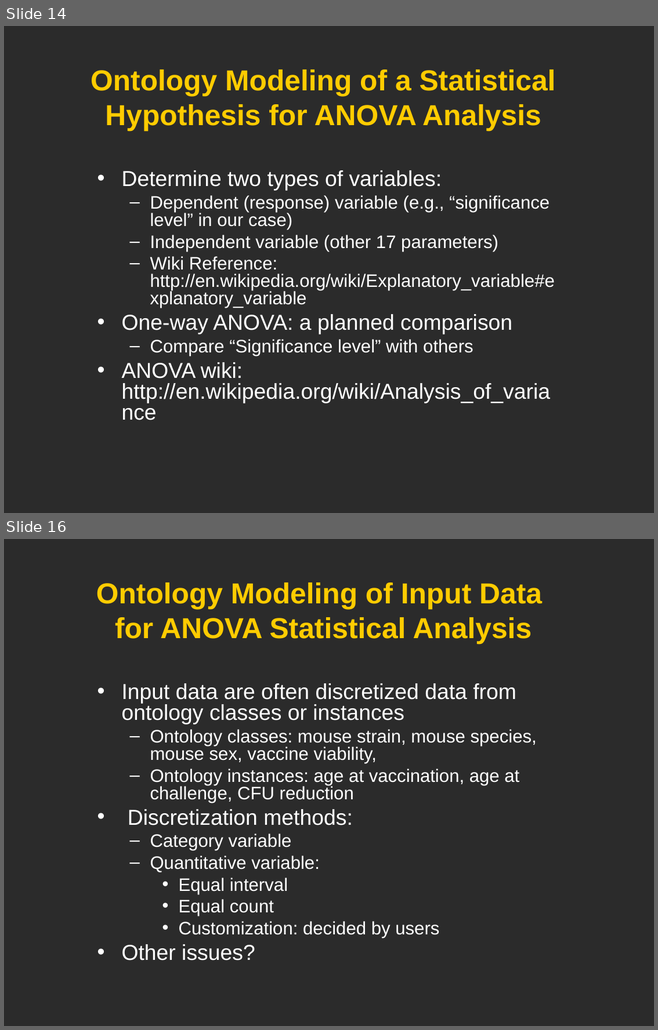
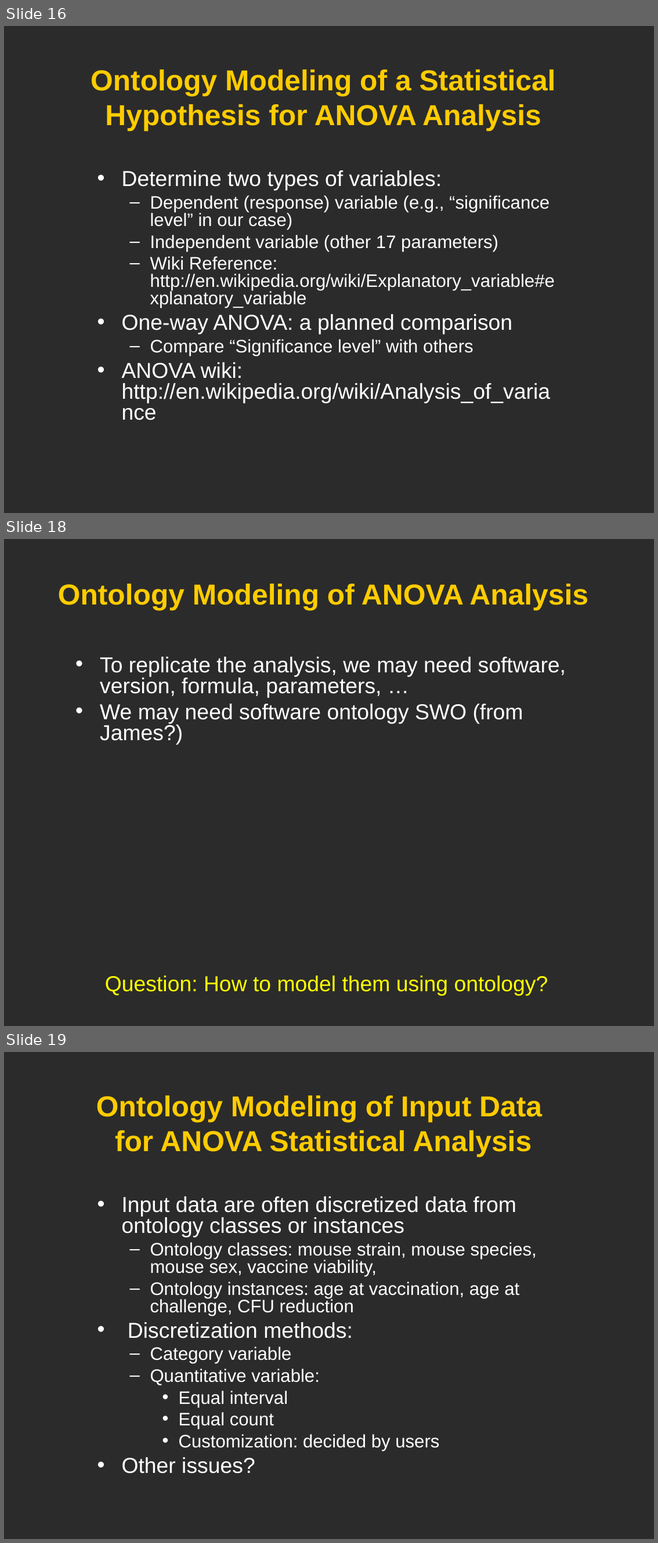
Before and after one commit to obi-ontology/obi-legacy-svn, a slide deck: trunk/docs/developer/use cases/Vaccine_usercase_Vancouver2010.ppt. Shown one above the other, each under a label of ours: slides 14 and 16 before the commit, slides 16, 18 and 19 after it; the slides between them are not shown. The pictures are 658x1030 and 658x1543 pixels, drawn with LibreOffice and Linux fonts; fonts in the diff are those of the drawing; background and template pictures are left out; a plain dark background stands for a picture behind light text. Boxes give left, top, right and bottom in pixels: in the first picture for what was removed or moved away, otherwise in the second. Text is boxed around its words. In the diff, an @@ line names an element or a change of style, - is before the commit and + after.

```diff
--- a/trunk/docs/developer/use cases/Vaccine_usercase_Vancouver2010.ppt
+++ b/trunk/docs/developer/use cases/Vaccine_usercase_Vancouver2010.ppt
@@ slide 18 added at (4, 539, 654, 1026), background picture (left out) @@
@@ title added at (58, 584, 588, 610), 32 pt, text #FFCC00, bold @@
+Ontology Modeling of ANOVA Analysis
@@ text added at (100, 657, 565, 744), 24 pt, text #FFFFFF @@
+• To replicate the analysis, we may need software, version, formula, parameters, …
+• We may need software ontology SWO (from James?)
@@ text added at (105, 976, 548, 996), 24 pt, text #FFFF00 @@
+Question: How to model them using ontology?
@@ what was slide 14 is now slide 16 @@
@@ what was slide 16 is now slide 19 @@
```
Also in this commit, not shown: 3 slides changed, 4 other slides added, 1 slide removed.
